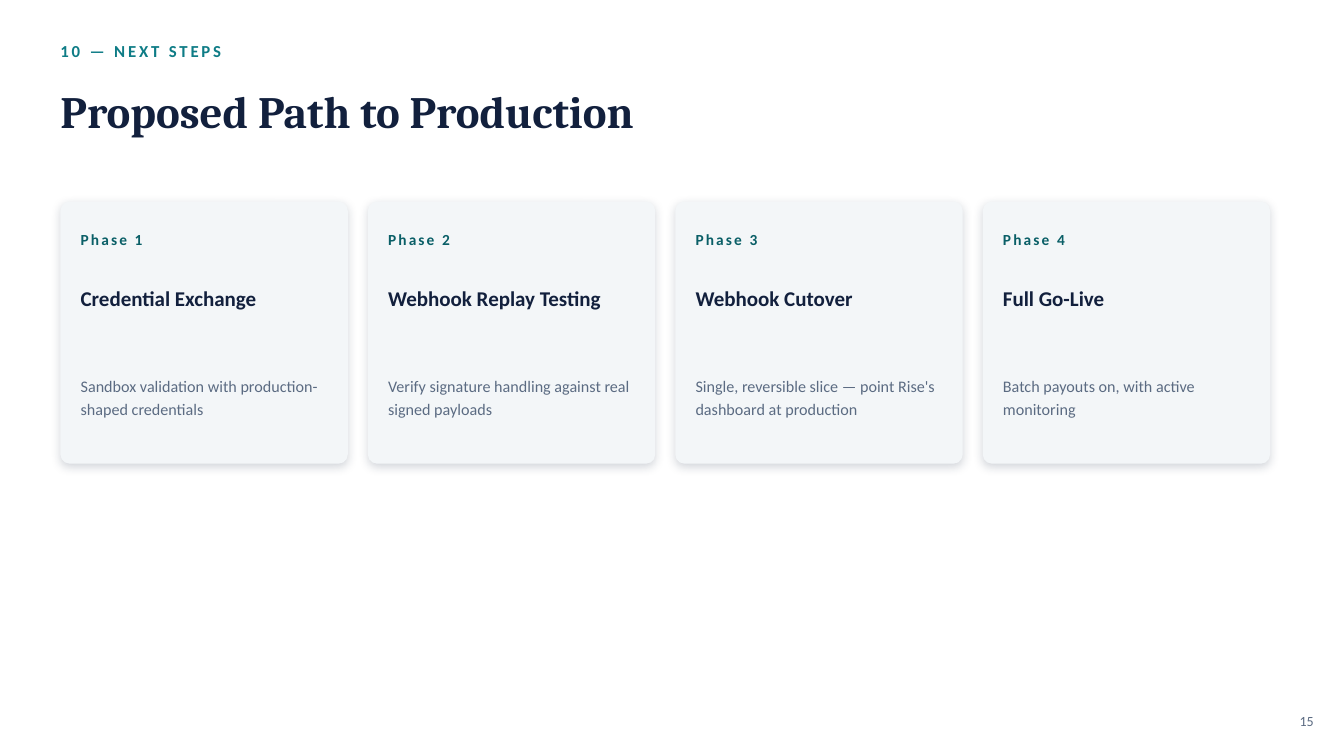
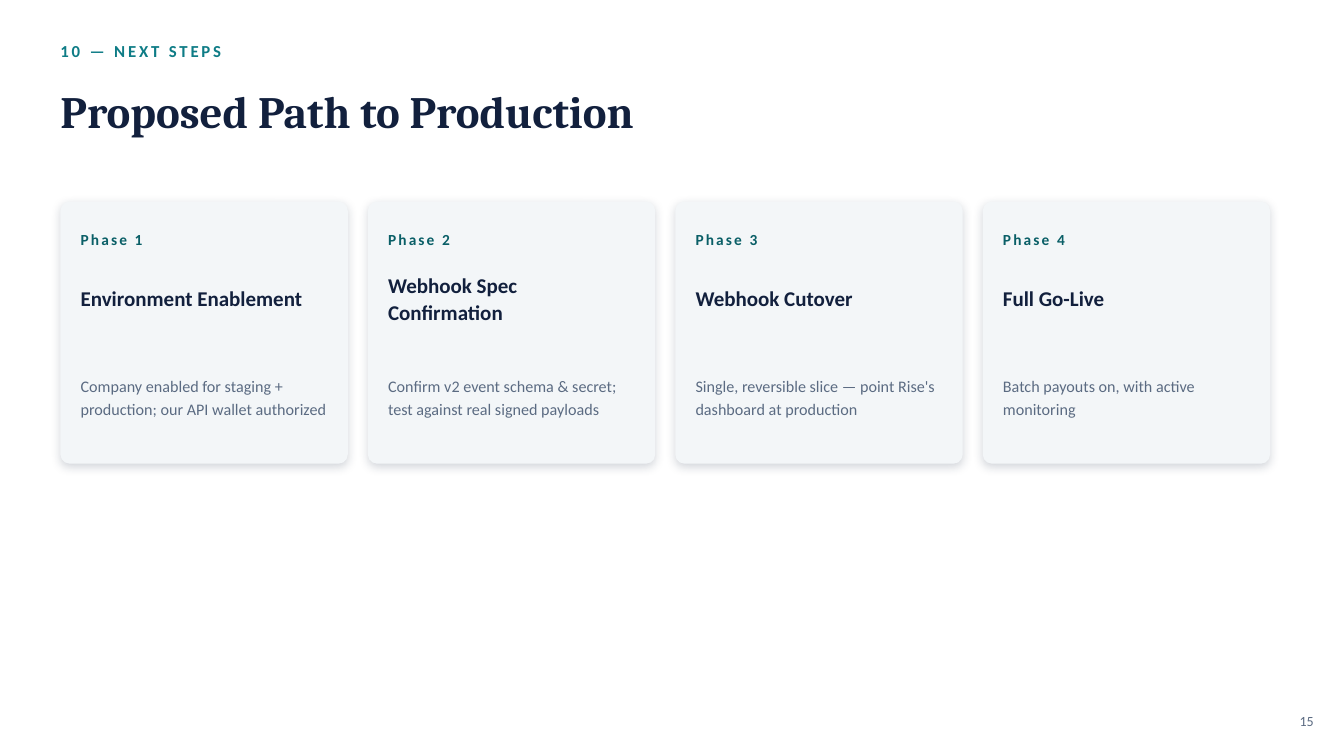
Before and after one commit to ripper7375/trading-alerts-saas-public, a slide deck: slide 15 of docs/riskworks-presentation-deck/DavinTrade-Rise-Partnership-Proposal_v2.pptx. Drawn at 1344x756 pixels with LibreOffice and Linux fonts; fonts in the diff are those of the drawing. Boxes give left, top, right and bottom in pixels: in the first picture for what was removed or moved away, otherwise in the second. Text is boxed around its words. In the diff, an @@ line names an element or a change of style, - is before the commit and + after.

```diff
--- a/docs/riskworks-presentation-deck/DavinTrade-Rise-Partnership-Proposal_v2.pptx
+++ b/docs/riskworks-presentation-deck/DavinTrade-Rise-Partnership-Proposal_v2.pptx
@@ text at (81, 291, 302, 306): text changed @@
-Credential Exchange
+Environment Enablement
@@ text at (388, 278, 518, 320): text changed @@
-Webhook Replay Testing
+Webhook Spec Confirmation
@@ text at (81, 381, 326, 418): text changed @@
-Sandbox validation with production-shaped credentials
+Company enabled for staging + production; our API wallet authorized
@@ text at (388, 381, 616, 418): text changed @@
-Verify signature handling against real signed payloads
+Confirm v2 event schema & secret; test against real signed payloads
```
Also in this commit, not shown: 7 other slides changed, 13 other files.
